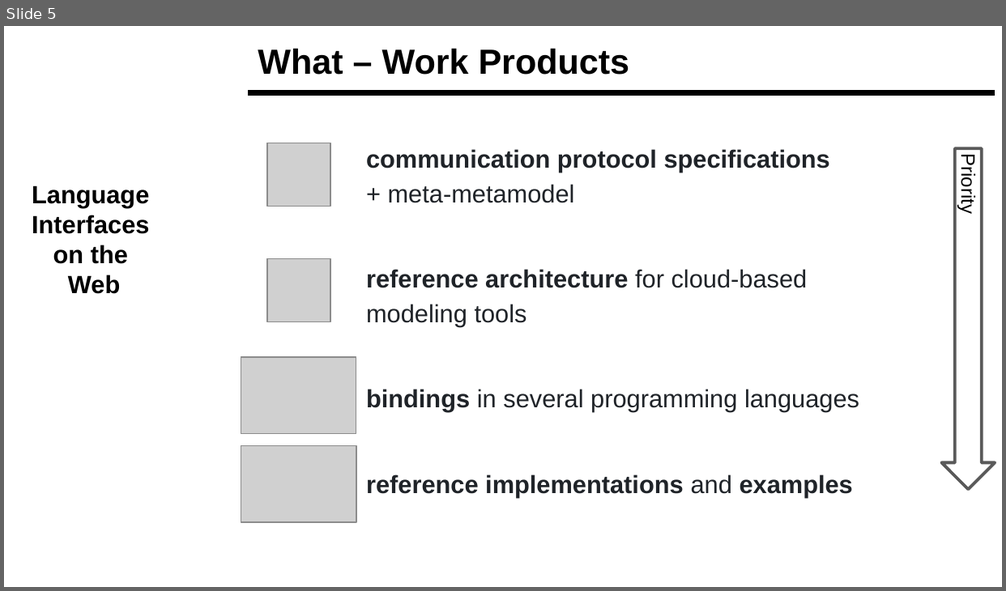
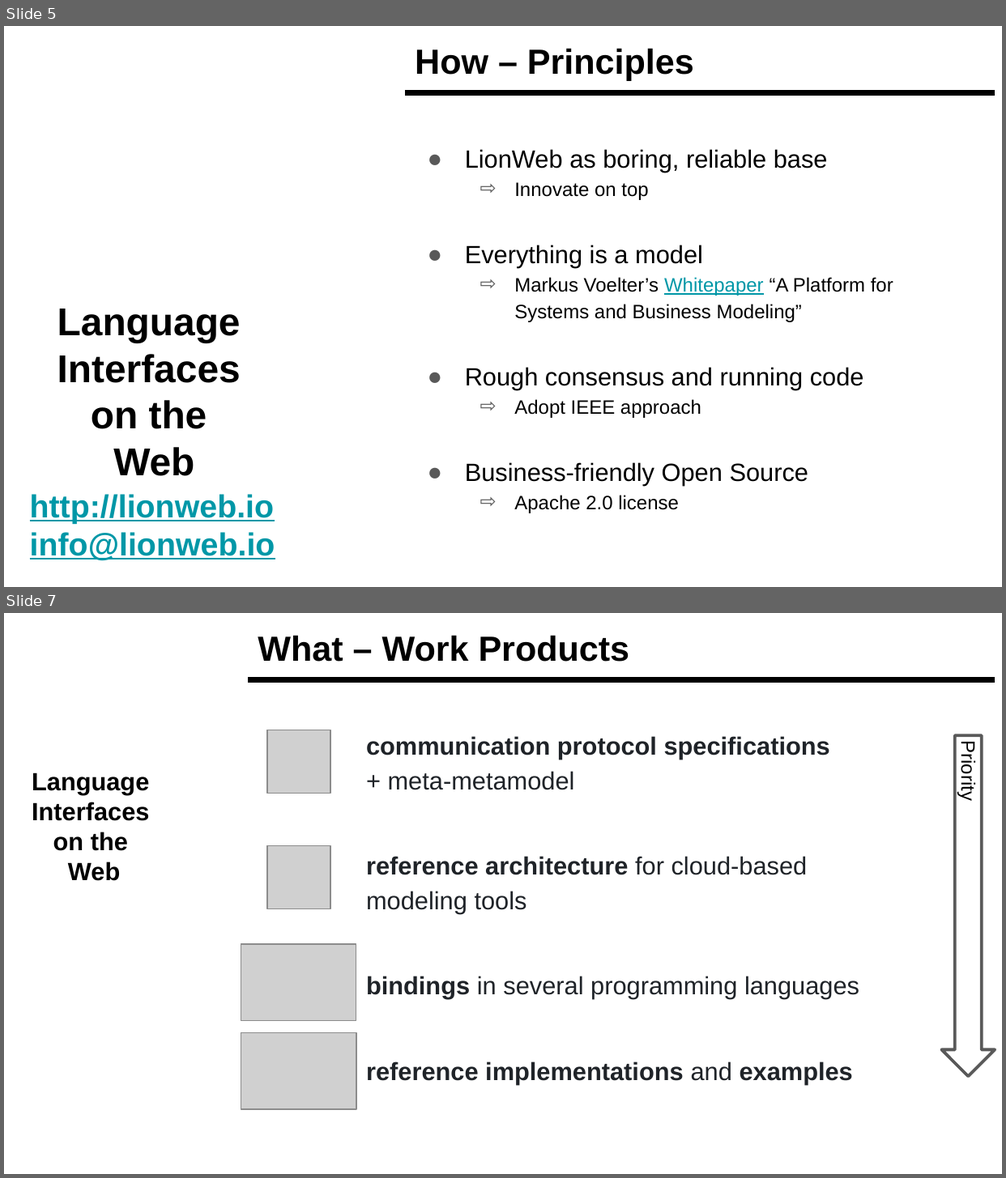
Before and after one commit to LionWeb-io/specification, a slide deck: resources/LangDev Talk.pptx. Shown one above the other, each under a label of ours: slide 5 before the commit, slides 5 and 7 after it; the slides between them are not shown. The pictures are 1006x591 and 1006x1178 pixels, drawn with LibreOffice and Linux fonts; fonts in the diff are those of the drawing; grey boxes stand for pictures; background and template pictures are left out. Boxes give left, top, right and bottom in pixels: in the first picture for what was removed or moved away, otherwise in the second. Text is boxed around its words. In the diff, an @@ line names an element or a change of style, - is before the commit and + after.

```diff
--- a/resources/LangDev Talk.pptx
+++ b/resources/LangDev Talk.pptx
@@ slide 5 added at [4,26,1002,587], background #FFFFFF @@
@@ title added at [415,48,694,80], 25.2 pt, text #000000, bold @@
+How – Principles
@@ line added from (405, 93) to (995, 93), #000000 4 pt @@
@@ text added at [465,149,893,514], 14 pt, text #000000 @@
+● LionWeb as boring, reliable base
+  ⇨ Innovate on top
+● Everything is a model
+  ⇨ Markus Voelter’s Whitepaper “A Platform for Systems and Business Modeling”
+● Rough consensus and running code
+  ⇨ Adopt IEEE approach
+● Business-friendly Open Source
+  ⇨ Apache 2.0 license
@@ text added at [57,309,241,476], 28 pt, text #000000, bold @@
+Language
+Interfaces
+on the
+Web
@@ text added at [30,494,275,561], 23 pt, text #0097A7, bold, underline @@
+http://lionweb.io
+info@lionweb.io
@@ what was slide 5 is now slide 7 @@
```
Also in this commit, not shown: 8 slides changed, 5 other slides added, 2 slides removed.
